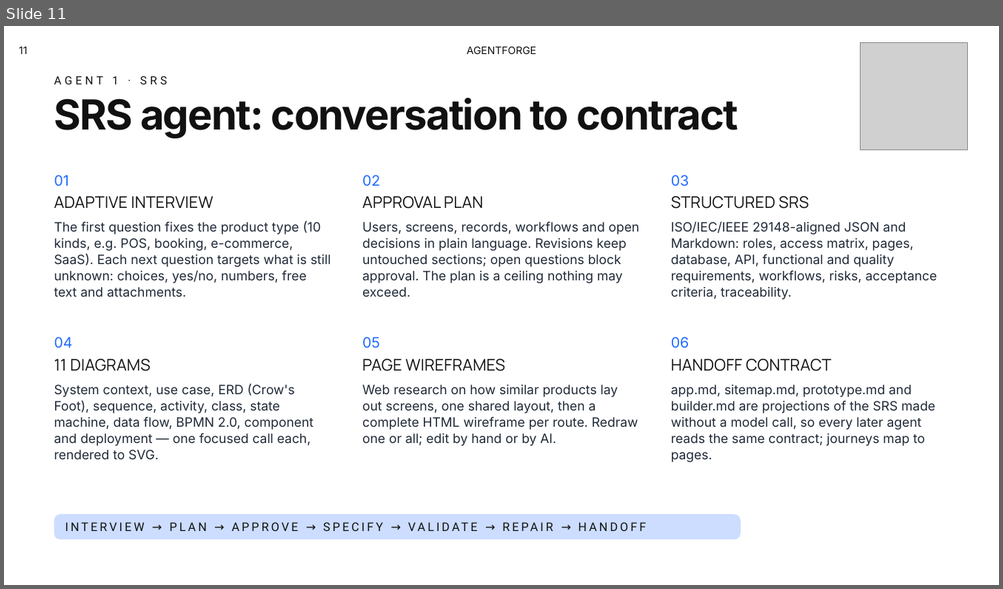
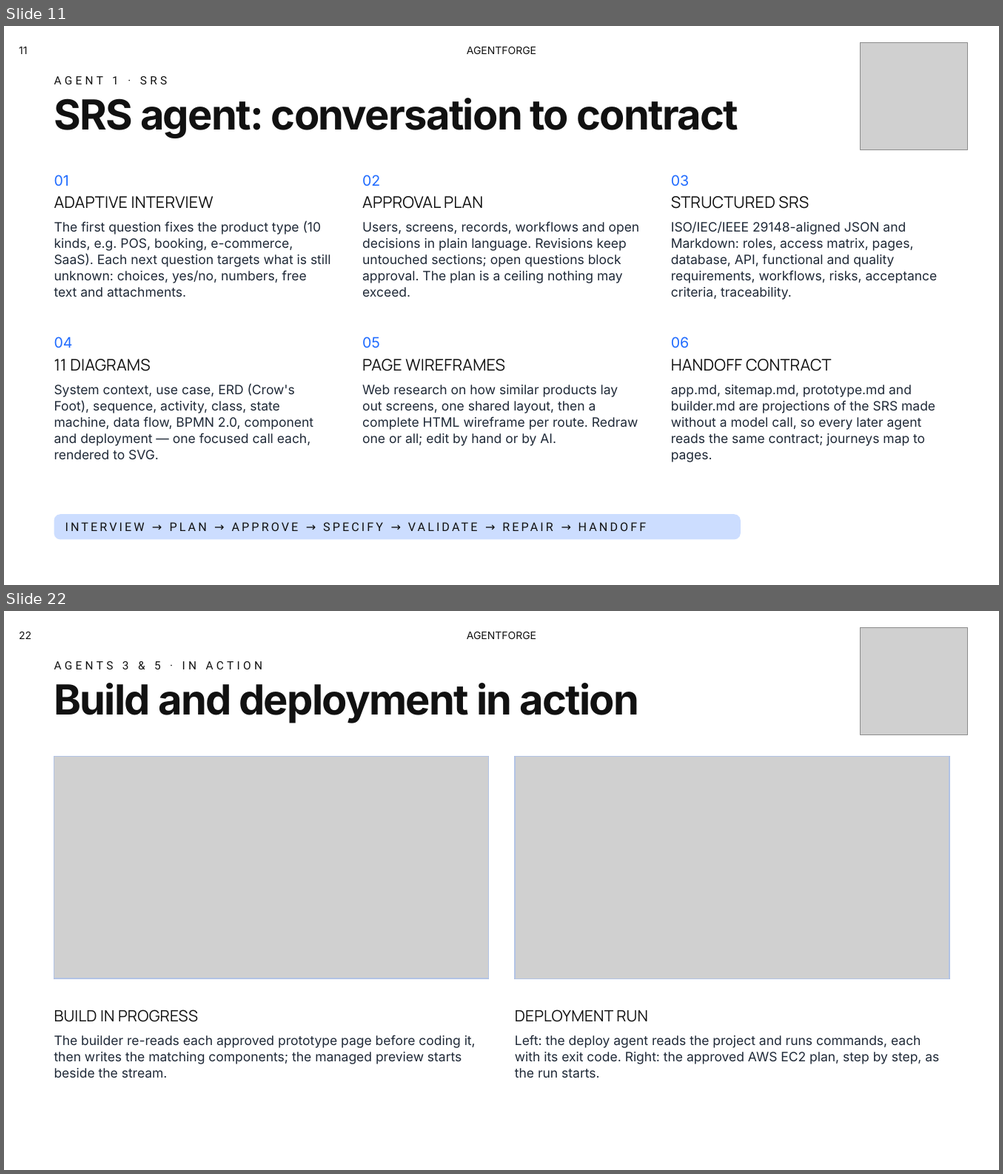
Before and after one commit to Ravindu200232/agentforge-studio, a slide deck: docs/presentation/AgentForge-PP2.pptx. Shown one above the other, each under a label of ours: slide 11 before the commit, slides 11 and 22 after it; the slides between them are not shown. The pictures are 1003x589 and 1003x1174 pixels, drawn with LibreOffice and Linux fonts; fonts in the diff are those of the drawing; grey boxes stand for pictures; background and template pictures are left out. Boxes give left, top, right and bottom in pixels: in the first picture for what was removed or moved away, otherwise in the second. Text is boxed around its words. In the diff, an @@ line names an element or a change of style, - is before the commit and + after.

```diff
--- a/docs/presentation/AgentForge-PP2.pptx
+++ b/docs/presentation/AgentForge-PP2.pptx
@@ slide 22 added at [4,611,999,1170], background picture (left out) @@
@@ text added at [19,631,31,639], 10 pt, text #111111 @@
+22
@@ text added at [466,631,536,639], 10 pt, text #111111 @@
+AGENTFORGE
@@ picture added at [859,627,967,735] @@
@@ text added at [54,661,262,669], 11 pt, text #111111 @@
+AGENTS 3 & 5 · IN ACTION
@@ text added at [54,683,639,723], 40 pt, text #111111, bold @@
+Build and deployment in action
@@ picture added at [54,757,489,979] @@
@@ rectangle added at [54,757,489,979], outline #B2C3E5 1 pt @@
@@ picture added at [515,757,949,979] @@
@@ rectangle added at [515,757,949,979], outline #B2C3E5 1 pt @@
@@ text added at [54,1010,198,1022], 15 pt, text #111111 @@
+BUILD IN PROGRESS
@@ text added at [515,1010,648,1022], 15 pt, text #111111 @@
+DEPLOYMENT RUN
@@ text added at [54,1035,475,1079], 12.5 pt, text #1F2937 @@
+The builder re-reads each approved prototype page before coding it, then writes the matching components; the managed preview starts beside the stream.
@@ text added at [515,1035,939,1079], 12.5 pt, text #1F2937 @@
+Left: the deploy agent reads the project and runs commands, each with its exit code. Right: the approved AWS EC2 plan, step by step, as the run starts.
```
Also in this commit, not shown: 17 slides changed, 1 other slide added.
